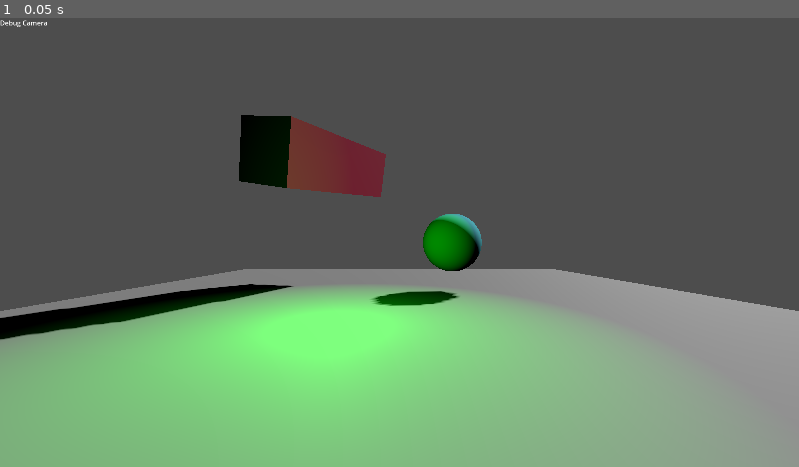
Above: before the commit, frame 1.
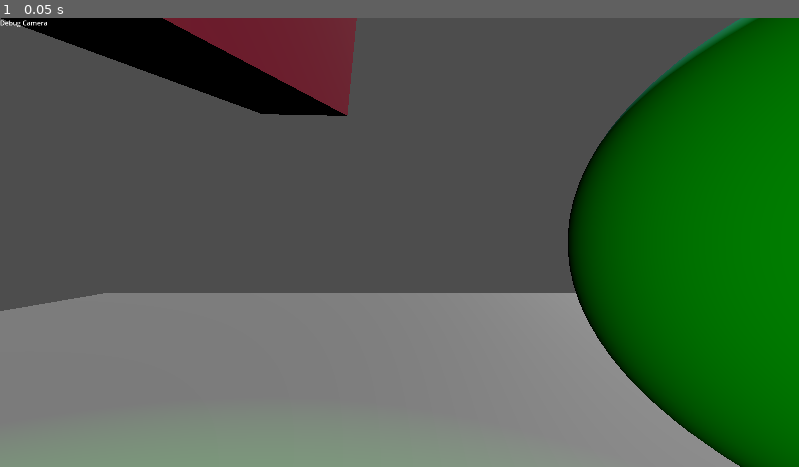
Above: after the commit, the same moment.

Repository: VojtaStruhar/godot-freecam-plugin
Game: Godot game, scene res://world.tscn
Same seed, same stepped clock (60 frames per second), same inputs: the game is played once before the commit and once after it. The project has no main scene, so this scene is started directly.
Inputs:
- Up to frame 1 (0.05 s): no input

The runs differ from the first frame. In frame 1, 63% of the frame differs, in the area x 0-100%, y 0-100%.

Commit message:
Renamed plugin

Diff:
--- a/project.godot
+++ b/project.godot
@@ -22,4 +22,4 @@
 
 [editor_plugins]
 
-enabled=PackedStringArray("res://addons/debug_camera/plugin.cfg")
+enabled=PackedStringArray("res://addons/freecam_3D/plugin.cfg")
--- a/world.tscn
+++ b/world.tscn
@@ -1,6 +1,6 @@
-[gd_scene load_steps=7 format=3 uid="uid://ciekwh884wb3e"]
+[gd_scene load_steps=7 format=3 uid="uid://ckbab6qea750w"]
 
-[ext_resource type="Script" path="res://addons/debug_camera/debug_camera.gd" id="1_bb7eu"]
+[ext_resource type="Script" path="res://addons/freecam_3D/freecam.gd" id="1_qkntm"]
 
 [sub_resource type="StandardMaterial3D" id="StandardMaterial3D_itnm7"]
 specular_mode = 1
@@ -43,6 +43,5 @@
 light_color = Color(0, 1, 0, 1)
 omni_range = 3.37167
 
-[node name="DebugCamera" type="Node3D" parent="."]
-transform = Transform3D(1, 0, 0, 0, 1, 0, 0, 0, 1, 0, 0, 4.5006)
-script = ExtResource("1_bb7eu")
+[node name="Freecam3D" type="Node3D" parent="."]
+script = ExtResource("1_qkntm")
Not shown, removed: addons/debug_camera/plugin.cfg
Not shown, removed: addons/debug_camera/plugin.gd
Renamed: addons/debug_camera/debug_camera.gd -> addons/freecam_3D/freecam.gd
Renamed: addons/debug_camera/mc-camera2.png -> addons/freecam_3D/mc-camera2.png
Not shown, changed: addons/freecam_3D/mc-camera2.png.import
Not shown, added: addons/freecam_3D/plugin.cfg
Not shown, added: addons/freecam_3D/plugin.gd
